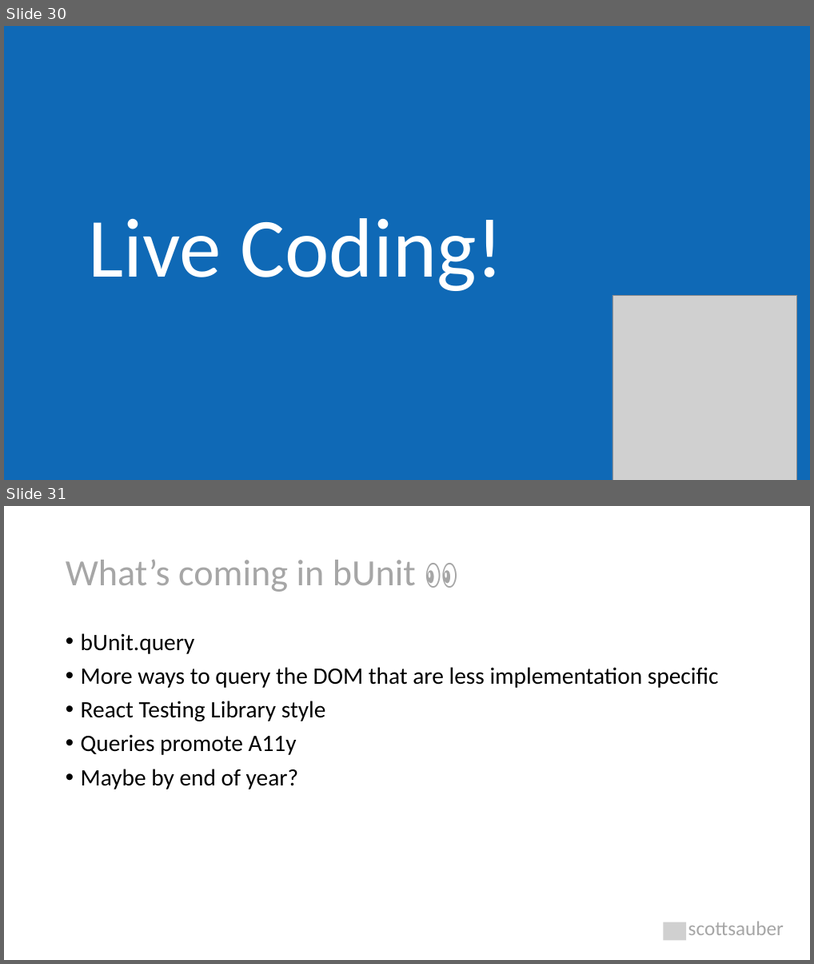
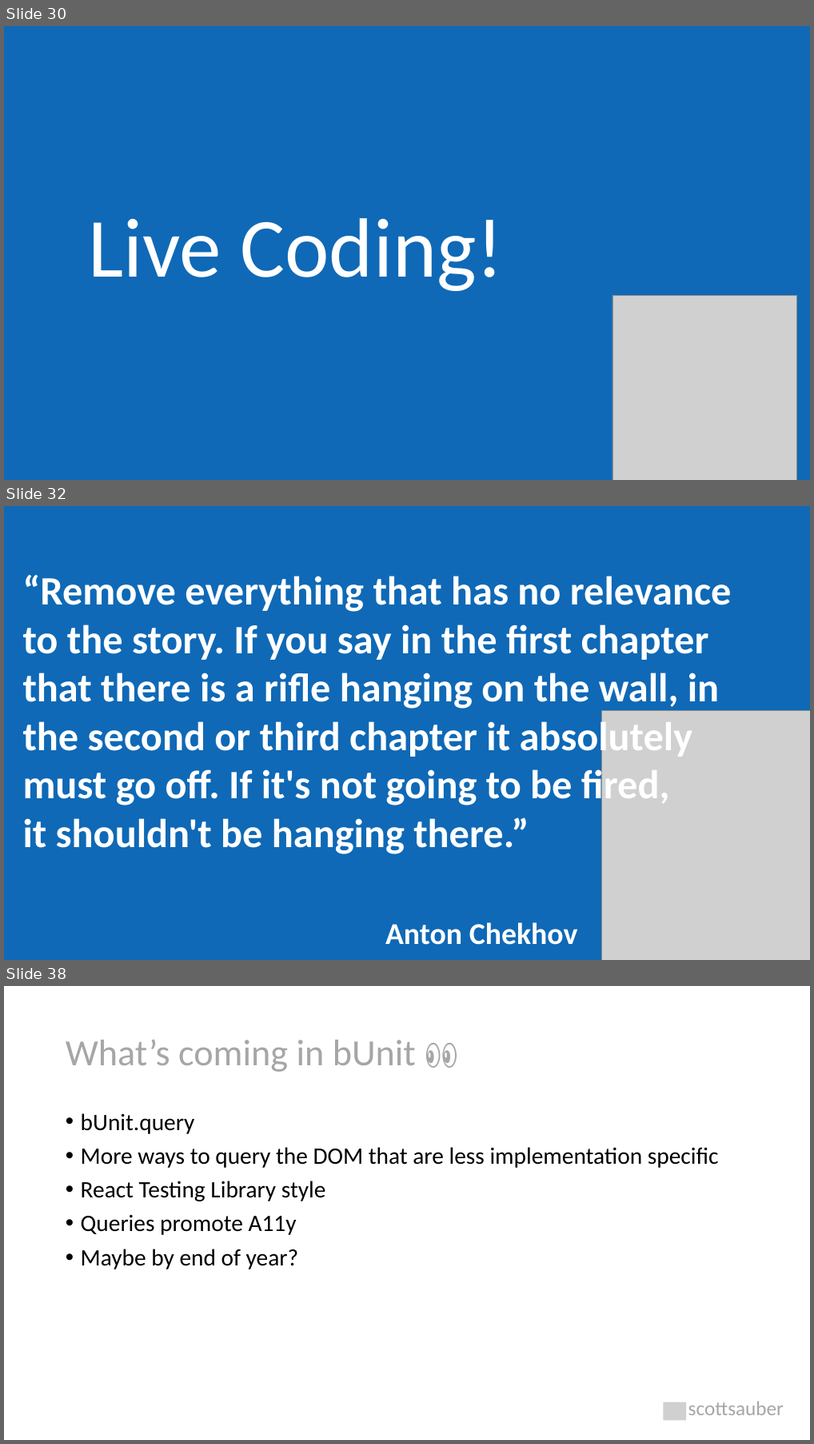
Before and after one commit to scottsauber/talks, a slide deck: 2023-11-09-JetBrains-TDDWithBlazor/TDD with Blazor.pptx. Shown one above the other, each under a label of ours: slides 30 and 31 before the commit, slides 30, 32 and 38 after it; the slides between them are not shown. The pictures are 814x964 and 814x1444 pixels, drawn with LibreOffice and Linux fonts; fonts in the diff are those of the drawing; grey boxes stand for pictures. Boxes give left, top, right and bottom in pixels: in the first picture for what was removed or moved away, otherwise in the second. Text is boxed around its words. In the diff, an @@ line names an element or a change of style, - is before the commit and + after.

```diff
--- a/2023-11-09-JetBrains-TDDWithBlazor/TDD with Blazor.pptx
+++ b/2023-11-09-JetBrains-TDDWithBlazor/TDD with Blazor.pptx
@@ slide 32 added at [4, 506, 810, 960], background #0F69B6 @@
@@ title added at [23, 575, 732, 944], 48 pt, text #FFFFFF, bold @@
+“Remove everything that has no relevance to the story. If you say in the first chapter that there is a rifle hanging on the wall, in the second or third chapter it absolutely must go off. If it's not going to be fired,
+it shouldn't be hanging there.”
+Anton Chekhov
@@ picture added at [602, 711, 810, 960] @@
@@ what was slide 31 is now slide 38 @@
```
Also in this commit, not shown: 8 other slides added, 14 other files.
